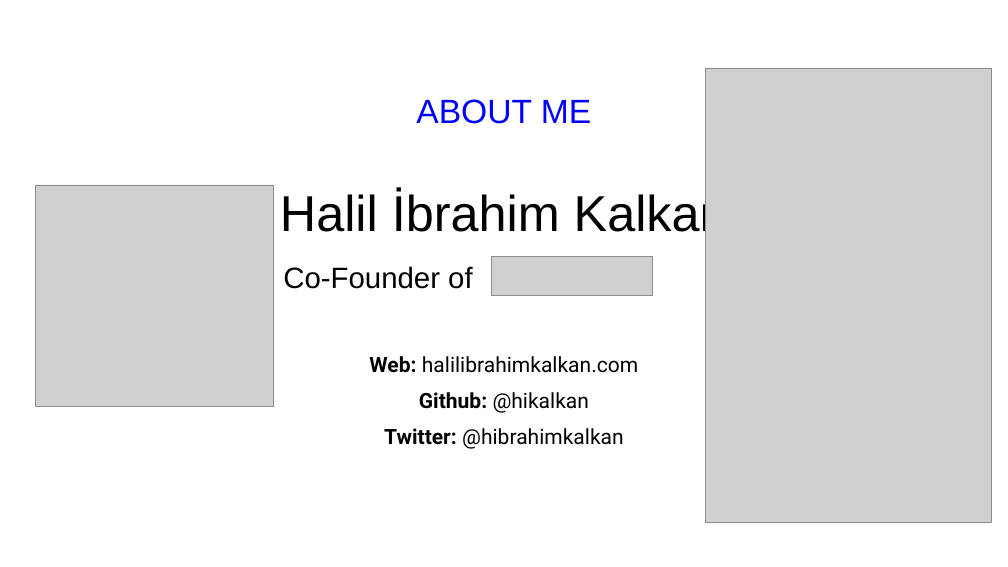
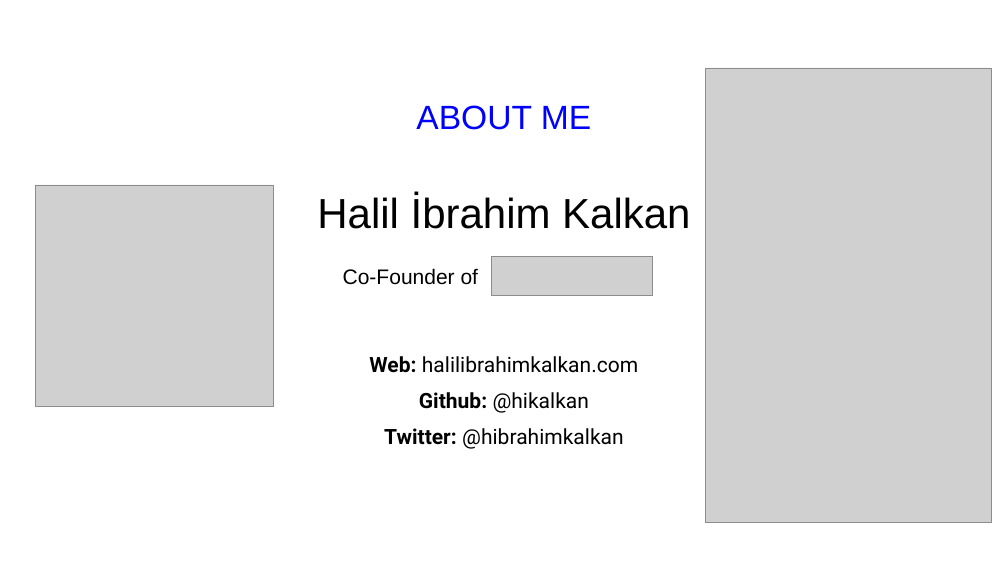
Before and after one commit to hikalkan/presentations, a slide deck: slide 2 of 2021-02-21 DotnetKonf/Presentation.pptx. Drawn at 1008x567 pixels with LibreOffice and Linux fonts; fonts in the diff are those of the drawing; grey boxes stand for pictures. Boxes give left, top, right and bottom in pixels: in the first picture for what was removed or moved away, otherwise in the second. Text is boxed around its words. In the diff, an @@ line names an element or a change of style, - is before the commit and + after.

```diff
--- a/2021-02-21 DotnetKonf/Presentation.pptx
+++ b/2021-02-21 DotnetKonf/Presentation.pptx
@@ title "ABOUT ME Halil İbrahim Kalkan" at (317,105,690,229): size 48 to 40 pt in "Halil İbrahim Kalkan" @@
@@ text "Co-Founder of": place and size @@
-text "Co-Founder of" at (283,266,472,289)
+text "Co-Founder of" at (343,268,479,285)
@@ text "Co-Founder of" at (343,268,479,285): size 28 to 20 pt @@
```
Also in this commit, not shown: 4 slides added.
